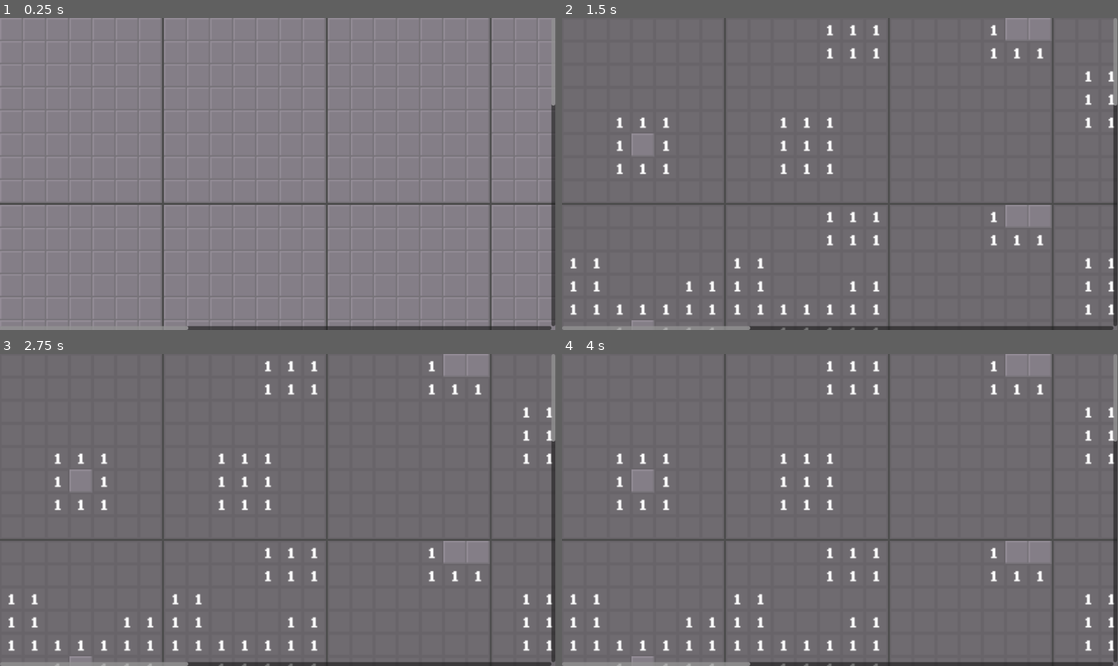
Above: before the commit, frames 1-4 (two rows, left to right).
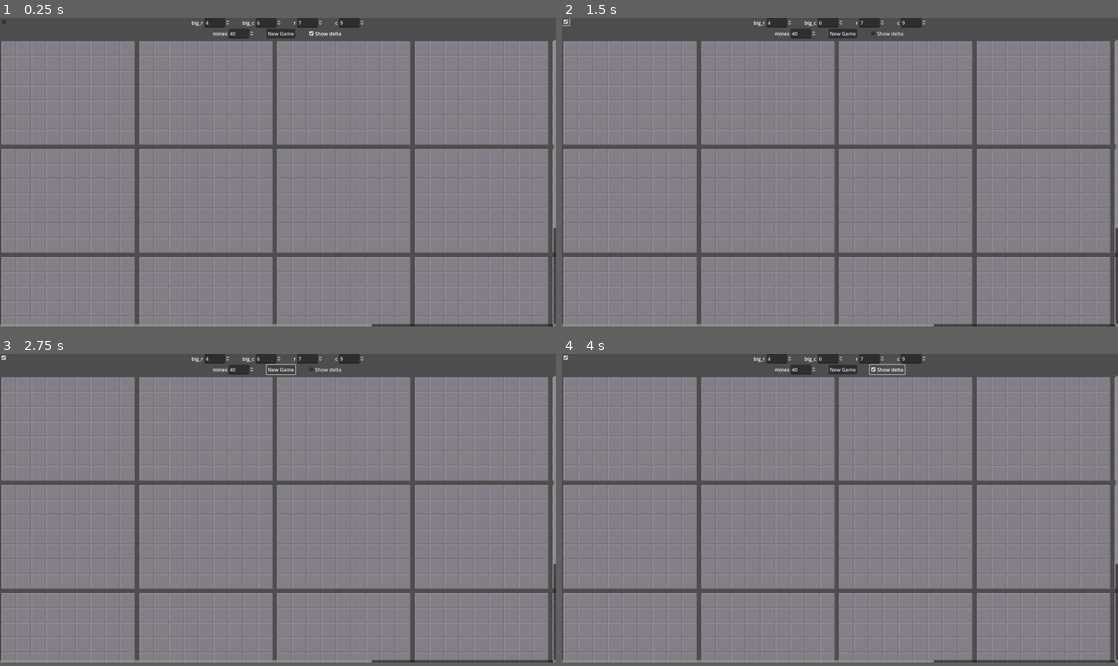
Above: after the commit, the same moments.

Repository: Salanmander/4D-minesweeper
Game: Godot game, scene res://Display/minesweeper.tscn
The game is run twice, just before and just after one commit, with the same random seed, the same clock (stepped at 60 frames per second) and the same inputs.
Inputs (mouse positions are in pixels of both pictures, inside the frame that each line leads up to):
- Up to frame 1 (0.25 s): no input
- Up to frame 2 (1.5 s): click (884, 33) at 0.5 s, where only the run after the commit has a clickable "Show delta"; click (567, 21) at 1.27 s
- Up to frame 3 (2.75 s): click (278, 369) at 2 s, where only the run after the commit has a clickable "New Game"
- Up to frame 4 (4 s): click (840, 369) at 2.75 s, where only the run after the commit has a clickable "New Game"; click (884, 369) at 3.5 s, where only the run after the commit has a clickable "Show delta"
In our replay, the window is 799x449 before the commit and 800x444 after it. These sizes can differ from the game's own. Grey fills any space a smaller window leaves; there, only what the larger window draws over its background counts as a difference.

The runs differ from the first frame. In frame 1, 16% of the frame differs, in the area x 0-100%, y 0-100%; in frame 2, 47%; in frame 3, 47%; in frame 4, 47%.

Commit message:
Oops forgot to commit a lot of stuff
Adds highlighting of nearby tiles, menus (not functional yet), option to display delta or total

Diff:
--- /dev/null
+++ b/Display/highlight_display.gd
@@ -0,0 +1,40 @@
+extends TileMapLayer
+
+var rows: int
+var cols: int
+
+
+# Called when the node enters the scene tree for the first time.
+func _ready() -> void:
+	pass # Replace with function body.
+
+func set_dimensions(rows: int, cols: int):
+	self.rows = rows
+	self.cols = cols
+
+func clear_all():
+	clear()
+
+func highlight(r: int, c:int, hidden: bool):
+	if hidden:
+		set_cell(Vector2i(c, r), 0, Vector2i(0, 0))
+	else:
+		set_cell(Vector2i(c, r), 0, Vector2i(1, 0))
+
+
+func entered_nearby_layer(r: int, c: int):
+	clear()
+
+	# Find adjacent squares
+	var r_checks: Array[int] = []
+	var c_checks: Array[int] = []
+	for off in [-1, 0, 1]:
+		if r + off >= 0 and r + off < rows:
+			r_checks.append(r + off)
+		if c + off >= 0 and c + off < cols:
+			c_checks.append(c + off)
+		pass
+
+	for row in r_checks:
+		for col in c_checks:
+			set_cell(Vector2i(col, row), 0, Vector2i(1, 0))
--- a/Display/layer_container.gd
+++ b/Display/layer_container.gd
@@ -3,27 +3,44 @@
 var big_r: int
 var big_c: int
 
+var SCALE_SIZE: Vector2 = Vector2(3, 3)
+var GRID_EXTRA_SPACING: Vector2 = Vector2(10, 10)
+
 signal clicked(r: int, c: int)
+signal flag_changed(r: int, c: int, flagged: int)
+signal square_entered(r: int, c: int)
 
 # Called when the node enters the scene tree for the first time.
 func _ready() -> void:
 	resize()
 	$LayerDisplay.clicked.connect(emit_click)
+	$LayerDisplay.flag_changed.connect(emit_flag)
+	$LayerDisplay.square_entered.connect(emit_enter)
+
+
+	$LayerDisplay.scale = SCALE_SIZE
+	$LayerDisplay.position = GRID_EXTRA_SPACING/2
+	$HighlightDisplay.scale = SCALE_SIZE
+	$HighlightDisplay.position = GRID_EXTRA_SPACING/2
 	pass # Replace with function body.
 
 func resize():
 	var map_size = $LayerDisplay.get_used_rect().size
 	var scale_factor = Vector2($LayerDisplay.tile_set.tile_size) * $LayerDisplay.scale
-	custom_minimum_size = Vector2(map_size)*scale_factor
+	custom_minimum_size = Vector2(map_size)*scale_factor + GRID_EXTRA_SPACING
 
 
-func set_dimensions(width: int, height: int):
-	$LayerDisplay.set_dimensions(width, height)
+func set_dimensions(rows: int, cols: int):
+	$LayerDisplay.set_dimensions(rows, cols)
+	$HighlightDisplay.set_dimensions(rows, cols)
 	resize()
 
 func set_big_location(r: int, c: int):
 	big_r = r
 	big_c = c
+
+func connect_enter(to_connect: Signal, big_r: int, big_c: int):
+	to_connect.connect(entered.bindv([big_r, big_c]))
 
 
 func exploded(big_r: int, big_c: int, r: int, c: int):
@@ -39,5 +56,27 @@
 	if big_r == self.big_r and big_c == self.big_c:
 		$LayerDisplay.number_revealed(r, c, count)
 
+func blank_revealed(big_r: int, big_c: int, r: int, c: int):
+	if big_r == self.big_r and big_c == self.big_c:
+		$LayerDisplay.blank_revealed(r, c)
+
+# Input order is different because big_r and big_c are passed from a bindv
+func entered(r: int, c: int, big_r: int, big_c: int):
+	$HighlightDisplay.clear_all()
+	if abs(self.big_r - big_r) <= 1 and abs(self.big_c - big_c) <= 1:
+		for ch_r in [r-1, r, r+1]:
+			for ch_c in [c-1, c, c+1]:
+				if $LayerDisplay.in_map_bounds(ch_r, ch_c):
+					var hidden: bool = $LayerDisplay.is_hidden(ch_r, ch_c)
+					$HighlightDisplay.highlight(ch_r, ch_c, hidden)
+		#$HighlightDisplay.entered_nearby_layer(r, c)
+
+
 func emit_click(r: int, c: int):
 	clicked.emit(r, c)
+
+func emit_flag(r: int, c: int, flagged: int):
+	flag_changed.emit(r, c, flagged)
+
+func emit_enter(r: int, c: int):
+	square_entered.emit(r, c)
--- a/Display/layer_display.gd
+++ b/Display/layer_display.gd
@@ -5,17 +5,26 @@
 
 var lost: bool
 
+var left_held: bool = false
+var right_held: bool = false
+
+
 var ATLAS_ID: int = 0
 
-var EMPTY_TILE: Vector2i = Vector2i(0, 0)
-var HIDDEN: Vector2i = Vector2i(1, 2)
-var FLAGGED: Vector2i = Vector2i(0, 2)
-var MINE_TILE: Vector2i = Vector2i(3, 2)
-var EXPLODED_MINE_TILE: Vector2i = Vector2i(2, 2)
+var ZERO_ROW: int = 1
+var EXTRAS_ROW: int = 3
+
+var BLANK: Vector2i = Vector2i(4, EXTRAS_ROW)
+var HIDDEN: Vector2i = Vector2i(5, EXTRAS_ROW)
+var FLAGGED: Vector2i = Vector2i(0, EXTRAS_ROW)
+var QUESTIONED: Vector2i = Vector2i(1, EXTRAS_ROW)
+var MINE_TILE: Vector2i = Vector2i(3, EXTRAS_ROW)
+var EXPLODED_MINE_TILE: Vector2i = Vector2i(2, EXTRAS_ROW)
 
 
 signal clicked(r: int, c: int)
-signal flag_changed(r: int, c: int, flagged: bool)
+signal flag_changed(r: int, c: int, flagged: int)
+signal square_entered(r: int, c: int)
 
 # Called when the node enters the scene tree for the first time.
 func _ready() -> void:
@@ -37,17 +46,34 @@
 	set_cell(Vector2i(c, r), ATLAS_ID, MINE_TILE)
 
 func number_revealed(r: int, c: int, count: int):
-	var atlas_ID = 0
 	var atlas_x = count%10
-	var atlas_y = count/10
-	set_cell(Vector2i(c, r), atlas_ID, Vector2i(atlas_x, atlas_y))
+
+	# Shift down based on the row where zero is
+	var atlas_y = count/10 + ZERO_ROW
+
+	# If we get a negative mod, that's because the number is less than
+	# zero. Need to go one before the zero-row, and
+	if atlas_x < 0:
+		if(count < -9):
+			atlas_x = 0
+		else:
+			atlas_x = atlas_x + 10
+		atlas_y = ZERO_ROW - 1
+
+	set_cell(Vector2i(c, r), ATLAS_ID, Vector2i(atlas_x, atlas_y))
+
+func blank_revealed(r: int, c: int):
+	set_cell(Vector2i(c, r), ATLAS_ID, BLANK)
+
 
 
 
 
 
 func _input(event: InputEvent):
-	if not event is InputEventMouseButton:
+
+
+	if not (event is InputEventMouseButton or event is InputEventMouseMotion):
 		return
 
 	if lost:
@@ -58,40 +84,92 @@
 	if not in_local_bounds(event.position):
 		return
 
-	if event.button_index == MOUSE_BUTTON_RIGHT:
+	if event is InputEventMouseMotion:
+		mouse_move(event)
+	elif event.button_index == MOUSE_BUTTON_RIGHT:
 		right_button_click(event)
 	elif event.button_index == MOUSE_BUTTON_LEFT:
 		left_button_click(event)
 
 
+func mouse_move(event):
+	var map_loc: Vector2i = local_to_map(event.position)
+	# Emit in form r, c
+	square_entered.emit(map_loc.y, map_loc.x)
+
+
 
 func left_button_click(event: InputEvent):
-	# Only responding to mouse-release events
 	if event.pressed:
-		return
+		left_held = true
+		if(right_held):
+			start_double_hold()
 
-	var map_loc: Vector2i = local_to_map(event.position)
+	else:
 
-	# Emit in form r, c
-	clicked.emit(map_loc.y, map_loc.x)
+		left_held = false
+		if(right_held):
+			end_double_hold()
+
+		var map_loc: Vector2i = local_to_map(event.position)
+
+		# Emit in form r, c
+		clicked.emit(map_loc.y, map_loc.x)
 
 
 func right_button_click(event:InputEvent):
 	# Only responding to mouse-release events
 	if event.pressed:
-		return
+		right_held = true
+		if(left_held):
+			start_double_hold()
+	else:
+		right_held = false
+		if(left_held):
+			end_double_hold()
 
-	var map_loc: Vector2i = local_to_map(event.position)
+		var map_loc: Vector2i = local_to_map(event.position)
 
-	if get_cell_atlas_coords(map_loc) == FLAGGED:
-		set_cell(map_loc, ATLAS_ID, HIDDEN)
-		flag_changed.emit(map_loc.y, map_loc.x, true)
-	elif get_cell_atlas_coords(map_loc) == HIDDEN:
-		set_cell(map_loc, ATLAS_ID, FLAGGED)
-		flag_changed.emit(map_loc.y, map_loc.x, false)
+		var atlas_coords: Vector2i = get_cell_atlas_coords(map_loc)
+
+		if atlas_coords == FLAGGED:
+			set_cell(map_loc, ATLAS_ID, QUESTIONED)
+			flag_changed.emit(map_loc.y, map_loc.x, Consts.QUESTIONED_STATE)
+		elif atlas_coords == QUESTIONED:
+			set_cell(map_loc, ATLAS_ID, HIDDEN)
+			flag_changed.emit(map_loc.y, map_loc.x, Consts.NO_FLAG_STATE)
+		elif atlas_coords == HIDDEN:
+			set_cell(map_loc, ATLAS_ID, FLAGGED)
+			flag_changed.emit(map_loc.y, map_loc.x, Consts.FLAG_STATE)
 
 	pass
 
+func start_double_hold():
+	print("Start")
+	pass
+
+func end_double_hold():
+	print("end")
+	pass
+
+func is_hidden(r: int, c: int) -> bool:
+
+	var atlas_coords: Vector2i = get_cell_atlas_coords(Vector2i(c, r))
+	if atlas_coords == FLAGGED:
+		return true
+	elif atlas_coords == HIDDEN:
+		return true
+	elif atlas_coords == QUESTIONED:
+		return true
+
+	return false
+
+func in_map_bounds(r: int, c: int) -> bool:
+	if c < cols and c >= 0:
+		if r < rows and r >= 0:
+			return true
+
+	return false
 
 
 func in_local_bounds(position: Vector2) -> bool:
--- a/Display/layer_display.tscn
+++ b/Display/layer_display.tscn
@@ -1,8 +1,10 @@
-[gd_scene load_steps=6 format=3 uid="uid://crgyapymaad0b"]
+[gd_scene load_steps=10 format=3 uid="uid://crgyapymaad0b"]
 
 [ext_resource type="Script" path="res://Display/layer_container.gd" id="1_bcy1d"]
 [ext_resource type="Script" path="res://Display/layer_display.gd" id="1_hovg4"]
 [ext_resource type="Texture2D" uid="uid://qxiy4beefld0" path="res://Display/tileset.png" id="1_n4sk1"]
+[ext_resource type="Texture2D" uid="uid://i5qj650ar4a4" path="res://Display/highlight_tiles.png" id="4_oqscj"]
+[ext_resource type="Script" path="res://Display/highlight_display.gd" id="5_kgo5s"]
 
 [sub_resource type="TileSetAtlasSource" id="TileSetAtlasSource_x5dou"]
 texture = ExtResource("1_n4sk1")
@@ -30,9 +32,29 @@
 1:2/0 = 0
 2:2/0 = 0
 3:2/0 = 0
+0:3/0 = 0
+1:3/0 = 0
+2:3/0 = 0
+3:3/0 = 0
+4:3/0 = 0
+4:2/0 = 0
+5:2/0 = 0
+6:2/0 = 0
+7:2/0 = 0
+8:2/0 = 0
+9:2/0 = 0
+5:3/0 = 0
 
 [sub_resource type="TileSet" id="TileSet_dlnit"]
 sources/0 = SubResource("TileSetAtlasSource_x5dou")
+
+[sub_resource type="TileSetAtlasSource" id="TileSetAtlasSource_0j8bj"]
+texture = ExtResource("4_oqscj")
+1:0/0 = 0
+0:0/0 = 0
+
+[sub_resource type="TileSet" id="TileSet_ed8mk"]
+sources/0 = SubResource("TileSetAtlasSource_0j8bj")
 
 [node name="LayerContainer" type="Control"]
 layout_mode = 3
@@ -43,3 +65,7 @@
 scale = Vector2(3, 3)
 tile_set = SubResource("TileSet_dlnit")
 script = ExtResource("1_hovg4")
+
+[node name="HighlightDisplay" type="TileMapLayer" parent="."]
+tile_set = SubResource("TileSet_ed8mk")
+script = ExtResource("5_kgo5s")
--- a/Display/minesweeper.gd
+++ b/Display/minesweeper.gd
@@ -10,31 +10,55 @@
 
 # Called when the node enters the scene tree for the first time.
 func _ready() -> void:
-	big_rows = 6
-	big_cols = 10
-	rows = 8
-	cols = 7
+
+	# Constants for number of rows/cols
+	big_rows = 4
+	big_cols = 6
+	rows = 7
+	cols = 9
+	var mines = 40
 	mine_board = Mine4D.new(big_rows, big_cols, rows, cols)
 	setup_grid_display()
-	mine_board.add_mines(30)
+	mine_board.add_mines(mines)
 	mine_board.calc_all_adjacent()
+
+	get_node("VBox/Options").set_values(big_rows, big_cols, rows, cols, mines)
 	pass # Replace with function body.
 
 func setup_grid_display():
-	get_node("Scroll/LayerGrid").columns = big_cols
+	var grid_node: Node = get_node("VBox/Scroll/LayerGrid")
+	grid_node.columns = big_cols
 	for r in big_rows:
 		for c in big_cols:
 			var layer_display: Node = packed_layer_display.instantiate()
-			get_node("Scroll/LayerGrid").add_child(layer_display)
+			grid_node.add_child(layer_display)
 			layer_display.set_big_location(r, c)
 			layer_display.set_dimensions(rows, cols)
 			mine_board.exploded.connect(layer_display.exploded)
 			mine_board.mine_revealed.connect(layer_display.mine_revealed)
 			mine_board.number_revealed.connect(layer_display.number_revealed)
+			mine_board.blank_revealed.connect(layer_display.blank_revealed)
+
 			layer_display.clicked.connect(mine_board.on_click.bindv([r, c]))
+			layer_display.flag_changed.connect(mine_board.flag_changed.bindv([r, c]))
+
+	# Connect signals between layers for highlighting
+	var layer_displays: Array[Node] = grid_node.get_children()
+	for disp in layer_displays:
+		var enter_signal = disp.square_entered
+		var big_r = disp.big_r
+		var big_c = disp.big_c
+
+		for other_disp in layer_displays:
+			other_disp.connect_enter(enter_signal, big_r, big_c)
+			pass
 	pass
 
 
 # Called every frame. 'delta' is the elapsed time since the previous frame.
 func _process(delta: float) -> void:
 	pass
+
+
+func _on_options_difference_toggled(display_diff: bool) -> void:
+	mine_board.display_diff_changed(display_diff)
--- a/Display/minesweeper.tscn
+++ b/Display/minesweeper.tscn
@@ -1,6 +1,7 @@
-[gd_scene load_steps=2 format=3 uid="uid://boifi7ypahmrj"]
+[gd_scene load_steps=3 format=3 uid="uid://boifi7ypahmrj"]
 
 [ext_resource type="Script" path="res://Display/minesweeper.gd" id="1_clao7"]
+[ext_resource type="Script" path="res://Display/options.gd" id="2_kqhxh"]
 
 [node name="Minesweeper" type="Control"]
 layout_mode = 3
@@ -11,14 +12,39 @@
 grow_vertical = 2
 script = ExtResource("1_clao7")
 
-[node name="Scroll" type="ScrollContainer" parent="."]
+[node name="VBox" type="VBoxContainer" parent="."]
 layout_mode = 1
 anchors_preset = 15
 anchor_right = 1.0
 anchor_bottom = 1.0
 grow_horizontal = 2
 grow_vertical = 2
+
+[node name="Options" type="VBoxContainer" parent="VBox"]
+layout_mode = 2
+script = ExtResource("2_kqhxh")
+
+[node name="GridSize" type="HBoxContainer" parent="VBox/Options"]
+layout_mode = 2
+size_flags_horizontal = 4
+theme_override_constants/separation = 40
+
+[node name="Other" type="HBoxContainer" parent="VBox/Options"]
+layout_mode = 2
+size_flags_horizontal = 4
+theme_override_constants/separation = 40
+
+[node name="Scroll" type="ScrollContainer" parent="VBox"]
+layout_mode = 2
+size_flags_vertical = 3
 mouse_filter = 0
 
-[node name="LayerGrid" type="GridContainer" parent="Scroll"]
+[node name="LayerGrid" type="GridContainer" parent="VBox/Scroll"]
 layout_mode = 2
+
+[node name="CheckBox" type="CheckBox" parent="."]
+layout_mode = 0
+offset_right = 24.0
+offset_bottom = 24.0
+
+[connection signal="difference_toggled" from="VBox/Options" to="." method="_on_options_difference_toggled"]
--- /dev/null
+++ b/Display/options.gd
@@ -0,0 +1,76 @@
+extends VBoxContainer
+
+var packed_num_input: PackedScene = load("res://Menus/num_input.tscn")
+var big_r_input: Control
+var big_c_input: Control
+var r_input: Control
+var c_input: Control
+var mines_input: Control
+
+signal difference_toggled(display_diff: bool)
+
+# Called when the node enters the scene tree for the first time.
+func _ready() -> void:
+	setup_grid_size_options()
+	setup_other_options()
+
+func setup_grid_size_options():
+	var input: Control = packed_num_input.instantiate()
+	input.set_label("big_r")
+	big_r_input = input
+	$GridSize.add_child(input)
+
+	input = packed_num_input.instantiate()
+	input.set_label("big_c")
+	big_c_input = input
+	$GridSize.add_child(input)
+
+	input = packed_num_input.instantiate()
+	input.set_label("r")
+	r_input = input
+	$GridSize.add_child(input)
+
+	input = packed_num_input.instantiate()
+	input.set_label("c")
+	c_input = input
+	$GridSize.add_child(input)
+
+func setup_other_options():
+
+
+	var input: Control = packed_num_input.instantiate()
+	input.set_label("mines")
+	mines_input = input
+	$Other.add_child(input)
+
+	var new_game_button: Button = Button.new()
+	new_game_button.text = "New Game"
+	new_game_button.pressed.connect(new_game)
+	$Other.add_child(new_game_button)
+
+	var difference_ticky: CheckBox = CheckBox.new()
+	difference_ticky.text = "Show delta"
+	difference_ticky.button_pressed = true
+	difference_ticky.toggled.connect(difference_toggle)
+	$Other.add_child(difference_ticky)
+
+func set_values(big_rows: int, big_cols: int, rows: int, cols:int, mines:int):
+	big_r_input.set_val(big_rows)
+	big_c_input.set_val(big_cols)
+	r_input.set_val(rows)
+	c_input.set_val(cols)
+	mines_input.set_val(mines)
+
+
+
+
+func new_game():
+	print("New game pressed")
+	pass
+
+func difference_toggle(selected: bool):
+	difference_toggled.emit(selected)
+
+# Called every frame. 'delta' is the elapsed time since the previous frame.
+func _process(delta: float) -> void:
+	pass
--- /dev/null
+++ b/Menus/num_input.gd
@@ -0,0 +1,15 @@
+extends HBoxContainer
+
+
+# Called when the node enters the scene tree for the first time.
+func _ready() -> void:
+	pass # Replace with function body.
+
+func set_label(text: String):
+	$Label.text = text
+
+func set_val(val: int):
+	$SpinBox.value = val
+
+func get_val() -> int:
+	return $SpinBox.value
--- /dev/null
+++ b/Menus/num_input.tscn
@@ -0,0 +1,18 @@
+[gd_scene load_steps=2 format=3 uid="uid://crqbels7iumf8"]
+
+[ext_resource type="Script" path="res://Menus/num_input.gd" id="1_ci6k1"]
+
+[node name="NumInput" type="HBoxContainer"]
+anchors_preset = 15
+anchor_right = 1.0
+anchor_bottom = 1.0
+grow_horizontal = 2
+grow_vertical = 2
+script = ExtResource("1_ci6k1")
+
+[node name="Label" type="Label" parent="."]
+layout_mode = 2
+text = "big_r"
+
+[node name="SpinBox" type="SpinBox" parent="."]
+layout_mode = 2
--- /dev/null
+++ b/State/consts.gd
@@ -0,0 +1,5 @@
+extends Node
+
+var FLAG_STATE: int = 1
+var NO_FLAG_STATE: int = 0
+var QUESTIONED_STATE: int = -1
--- a/State/mine_4d.gd
+++ b/State/mine_4d.gd
@@ -7,9 +7,12 @@
 var rows: int
 var cols: int
 
+var display_diff: bool
+
 signal exploded(big_r: int, big_c: int, r: int, c:int)
 signal mine_revealed(big_r: int, big_c: int, r: int, c:int)
 signal number_revealed(big_r: int, big_c: int, r: int, c:int, count: int)
+signal blank_revealed(big_r: int, big_c: int, r: int, c:int)
 
 func _init(big_rows: int = 5, big_cols: int = 5, rows: int = 8, cols: int = 8, mines: int = 0):
 
@@ -17,6 +20,8 @@
 	self.big_cols = big_cols
 	self.rows = rows
 	self.cols = cols
+	display_diff = true
+
 	make_grid()
 	add_mines(mines)
 
@@ -120,27 +125,18 @@
 func is_mine(big_r: int, big_c: int, r: int, c: int) -> bool:
 	return grid[big_r][big_c][r][c].mine
 
-# The order of inputs here is different because big_r and big_c are from a
-# bindv, since they're connected to signals from various different objects
-func on_click(r: int, c: int, big_r: int, big_c: int):
-	if grid[big_r][big_c][r][c].mine:
-		explode(big_r, big_c, r, c)
-		return
-
-	flood_open(big_r, big_c, r, c)
 
 
 func flood_open(big_r: int, big_c: int, r: int, c: int):
 
-	var start_time = Time.get_ticks_usec()
+	#var start_time = Time.get_ticks_usec()
 	var queue: Array[Array] = []
 
 	# Reveal and emit before we add to the queue. The queue is for
 	# what things we should reveal the neighbors of
-	number_revealed.emit(big_r, big_c, r, c, grid[big_r][big_c][r][c].adjacent)
-	grid[big_r][big_c][r][c].revealed = true
-
-	if grid[big_r][big_c][r][c].adjacent != 0:
+	reveal_space(big_r, big_c, r, c)
+
+	if grid[big_r][big_c][r][c].adjacent - grid[big_r][big_c][r][c].flags_adjacent  != 0:
 		return
 
 	# If the number *was* zero, queue to reveal neighbors
@@ -177,17 +173,42 @@
 				for ch_r in r_checks:
 					for ch_c in c_checks:
 						if (ch_br != big_r or ch_bc != big_c or ch_r != r or ch_c != c):
-							if not grid[ch_br][ch_bc][ch_r][ch_c].revealed:
-								number_revealed.emit(ch_br, ch_bc, ch_r, ch_c, grid[ch_br][ch_bc][ch_r][ch_c].adjacent)
-								grid[ch_br][ch_bc][ch_r][ch_c].revealed = true
-								if(grid[ch_br][ch_bc][ch_r][ch_c].adjacent == 0):
+							var space = grid[ch_br][ch_bc][ch_r][ch_c]
+							if (not space.revealed) and space.flag_state == Consts.NO_FLAG_STATE:
+								reveal_space(ch_br, ch_bc, ch_r, ch_c)
+								var delta: int = space.adjacent
+								delta -= space.flags_adjacent
+								if delta == 0:
 									queue.append([ch_br, ch_bc, ch_r, ch_c])
 
 		if queue.size() > max_queue_size:
 			max_queue_size = queue.size()
 
-	var end_time = Time.get_ticks_usec()
-	print((end_time - start_time)/1000)
+	# This is necessary because while things are being revealed, they
+	# will still have hidden spaces next to them. Afterwards, we need to go
+	# back and check all the revealed spaces and make them blanks
+	# if they should be
+	do_for_all(update_display_num)
+
+	#var end_time = Time.get_ticks_usec()
+	#print((end_time - start_time)/1000)
+
+func reveal_space(big_r: int, big_c: int, r: int, c: int):
+	var space: GridInfo = grid[big_r][big_c][r][c]
+	space.revealed = true
+
+
+	var display_amount = space.adjacent
+	if(display_diff):
+		display_amount -= space.flags_adjacent
+
+	if space.mine:
+		explode(big_r, big_c, r, c)
+	elif display_amount == 0 and not has_adjacent_hidden_nonflag(big_r, big_c, r, c):
+		blank_revealed.emit(big_r, big_c, r, c)
+	else:
+		number_revealed.emit(big_r, big_c, r, c, display_amount)
+
 
 
 func explode(big_r: int, big_c: int, r: int, c: int):
@@ -206,8 +227,117 @@
 	grid[big_r][big_c][r][c].revealed = true
 	mine_revealed.emit(big_r, big_c, r, c)
 
+func update_display_num(big_r: int, big_c: int, r: int, c: int):
+	var space = grid[big_r][big_c][r][c]
+	if not space.revealed:
+		return
+
+	var display_amount = space.adjacent
+	if(display_diff):
+		display_amount -= space.flags_adjacent
+
+
+	if display_amount == 0 and not has_adjacent_hidden_nonflag(big_r, big_c, r, c):
+		blank_revealed.emit(big_r, big_c, r, c)
+	else:
+		number_revealed.emit(big_r, big_c, r, c, display_amount)
+
+
+func has_adjacent_hidden_nonflag(big_r: int, big_c: int, r: int, c: int) -> bool:
+
+	var br_checks: Array[int] = []
+	var bc_checks: Array[int] = []
+	var r_checks: Array[int] = []
+	var c_checks: Array[int] = []
+	for off in [-1, 0, 1]:
+		if big_r + off >= 0 and big_r + off < big_rows:
+			br_checks.append(big_r + off)
+		if big_c + off >= 0 and big_c + off < big_cols:
+			bc_checks.append(big_c + off)
+		if r + off >= 0 and r + off < rows:
+			r_checks.append(r + off)
+		if c + off >= 0 and c + off < cols:
+			c_checks.append(c + off)
+		pass
+
+
+	for ch_br in br_checks:
+		for ch_bc in bc_checks:
+			for ch_r in r_checks:
+				for ch_c in c_checks:
+					if (ch_br != big_r or ch_bc != big_c or ch_r != r or ch_c != c):
+						if not grid[ch_br][ch_bc][ch_r][ch_c].revealed:
+							if not grid[ch_br][ch_bc][ch_r][ch_c].flag_state == Consts.FLAG_STATE:
+								return true
+
+	return false
+
+
+
+
+#region from_display
+
+func display_diff_changed(display_diff: bool):
+	self.display_diff = display_diff
+	do_for_all(update_display_num)
+
+
+# The order of inputs here is different because big_r and big_c are from a
+# bindv, since they're connected to signals from various different objects
+func on_click(r: int, c: int, big_r: int, big_c: int):
+	if grid[big_r][big_c][r][c].flag_state != Consts.NO_FLAG_STATE:
+		return
+	if grid[big_r][big_c][r][c].mine:
+		explode(big_r, big_c, r, c)
+		return
+
+	flood_open(big_r, big_c, r, c)
+
+func flag_changed(r: int, c: int, flagged: int, big_r: int, big_c: int):
+	grid[big_r][big_c][r][c].flag_state = flagged
+
+	# Change surrounding adjacent-flag counts by 1 if went to flagged
+	# or to questioned
+	var delta: int = 0
+	if flagged == Consts.FLAG_STATE:
+		delta = 1
+	if flagged == Consts.QUESTIONED_STATE:
+		delta = -1
+
+
+	# Find adjacent squares
+	var br_checks: Array[int] = []
+	var bc_checks: Array[int] = []
+	var r_checks: Array[int] = []
+	var c_checks: Array[int] = []
+	for off in [-1, 0, 1]:
+		if big_r + off >= 0 and big_r + off < big_rows:
+			br_checks.append(big_r + off)
+		if big_c + off >= 0 and big_c + off < big_cols:
+			bc_checks.append(big_c + off)
+		if r + off >= 0 and r + off < rows:
+			r_checks.append(r + off)
+		if c + off >= 0 and c + off < cols:
+			c_checks.append(c + off)
+		pass
+
+	# Change flag count of adjacent squares
+	for ch_br in br_checks:
+		for ch_bc in bc_checks:
+			for ch_r in r_checks:
+				for ch_c in c_checks:
+					if (ch_br != big_r or ch_bc != big_c or ch_r != r or ch_c != c):
+						grid[ch_br][ch_bc][ch_r][ch_c].flags_adjacent += delta
+						if grid[ch_br][ch_bc][ch_r][ch_c].revealed:
+							reveal_space(ch_br, ch_bc, ch_r, ch_c)
+
+
+
+#endregion
+
 class GridInfo:
 	var mine: bool = false
 	var adjacent: int = 0
+	var flags_adjacent: int = 0
 	var revealed: bool = false
-	var flagged: bool = false
+	var flag_state: int = Consts.NO_FLAG_STATE
--- a/project.godot
+++ b/project.godot
@@ -18,6 +18,12 @@
 [autoload]
 
 Tester="*res://State/tester.gd"
+Consts="*res://State/consts.gd"
+
+[display]
+
+window/size/viewport_width=1800
+window/size/viewport_height=1000
 
 [rendering]
 
Binary file added: Display/highlight_tiles.png
Not shown, added: Display/highlight_tiles.png.import
Binary file changed: Display/tileset.png
Not shown, removed: Display/flag_tiles.xcf
Not shown, added: Display/highlight_tiles.xcf
Not shown, changed: Display/tileset.xcf
